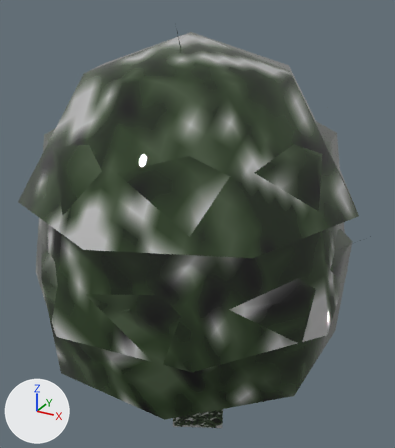
One commit to the glTF model public/models/env_tree_medium.glb: the scene before it, then after it.
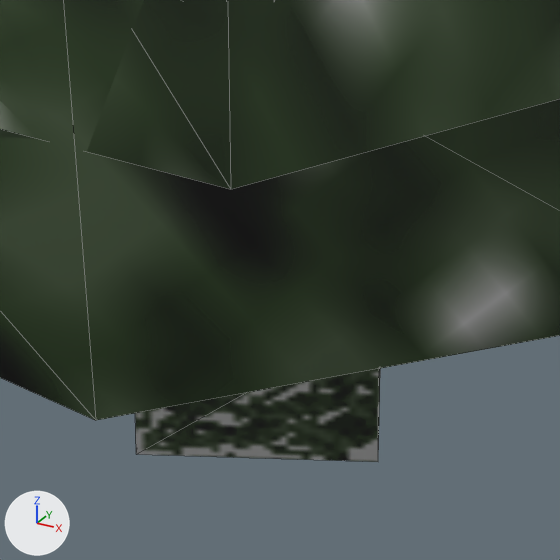
Old and new are each drawn whole from a 50 mm camera at (0.00222, -0.00401, 0.00216) aimed at (-0.00002, 0.00005, 0.00012) and again close up on the part from 37% to 66% of the width and 74% to 100% of the height. Arrows for +X, +Y and +Z are at lower left; the lights stay in place. The older version's two pictures come first. The close-ups show mesh edges as thin lines. Where no turn or scale is listed for an object, it has been applied to the vertices. Vertices at exactly the same position are counted once.

The older version as bpy lines, for what is in view:
```python
me_env_tree_medium = bpy.data.meshes.new('env_tree_medium')
me_env_tree_medium.from_pydata(...)  # 163 vertices, 184 faces; spans x -0.00156..0.00156, y -0.00153..0.00153, z -0.00191..0.00191
me_env_tree_medium.materials.append(mat_export_uv_mat)
ob_env_tree_medium = bpy.data.objects.new('env_tree_medium', me_env_tree_medium)
ob_env_tree_medium.location = (0.0, 0.0, 0.0)
```
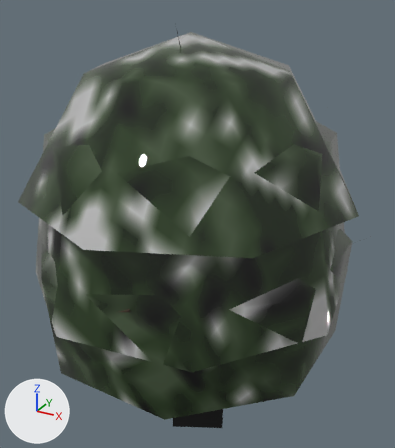
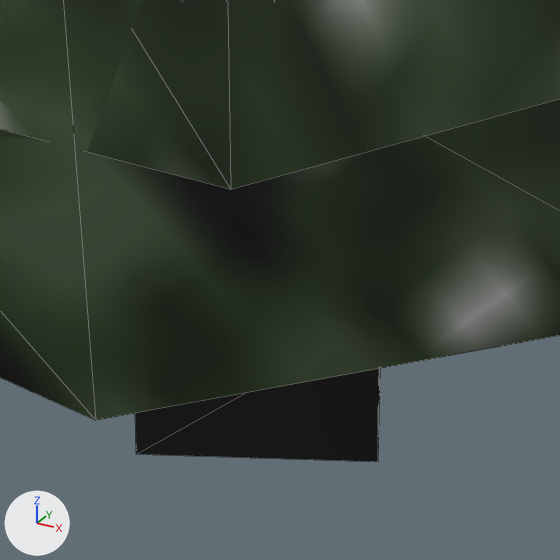
The newer file is also rescaled (x4.774) as a whole; pictures and numbers use the older file's frame.

Where the change shows, as pixel boxes (x1, y1, x2, y2) in the close-ups (560 x 560 px):
part 1 of me_env_tree_medium, recoloured (darker)
    both: (135, 369, 380, 462)

What the commit changed:
Picture 'treeguard_pngbasecolortexture.png' (img_treeguard_pngbasecolortexture_png) is new.
Picture 'trunk_pngbasecolortexture.png' (img_trunk_pngbasecolortexture_png) is new.
Material 'treeguard_png' (mat_treeguard_png) is new.
Uses the picture img_treeguard_pngbasecolortexture_png.
Material 'trunk_png' (mat_trunk_png) is new.
Uses the picture img_trunk_pngbasecolortexture_png.
me_env_tree_medium has 163 vertices, 184 faces and spans x -0.00156..0.00156, y -0.00153..0.00153, z -0.00191..0.00191.
me_env_tree_medium is used by ob_env_tree_medium; location (0.0, 0.0, 0.0).
me_env_tree_medium part 1: 8 faces spanning x -0.00029..0.00041, y -0.00043..0.0003, z -0.00191..-0.00154 switch from mat_export_uv_mat to mat_treeguard_png.
me_env_tree_medium gains material mat_trunk_png.
